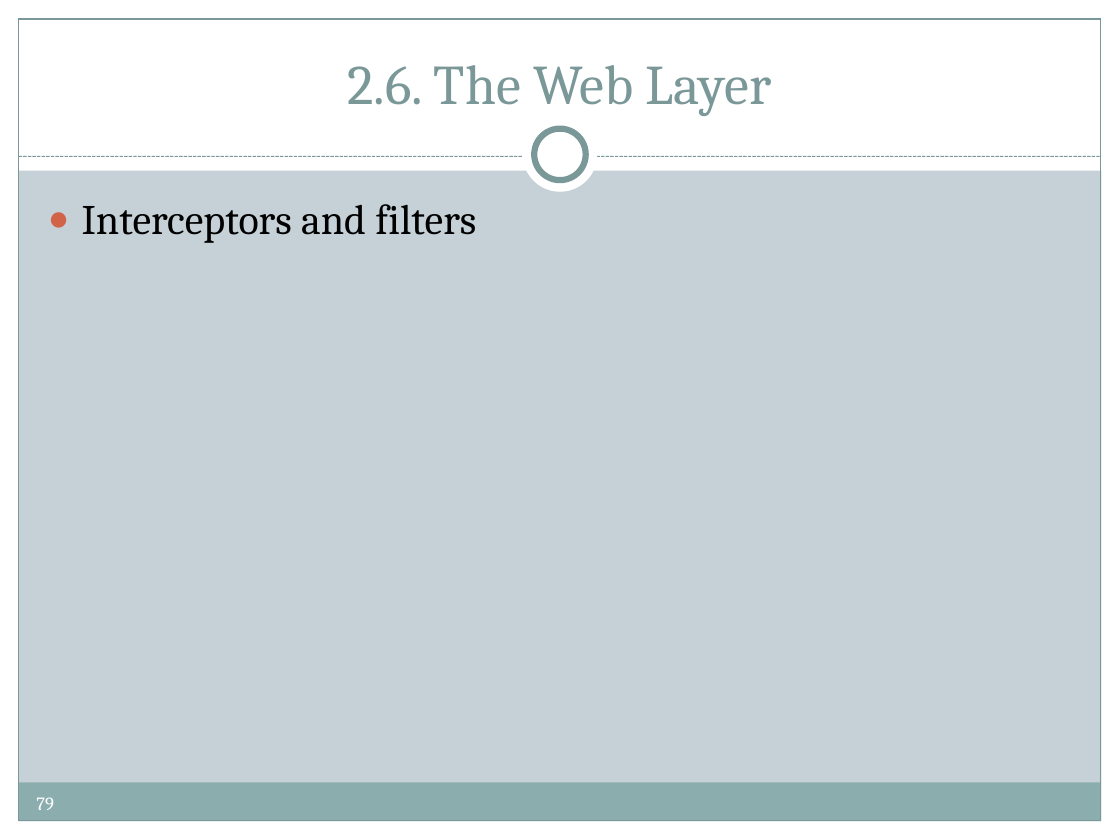
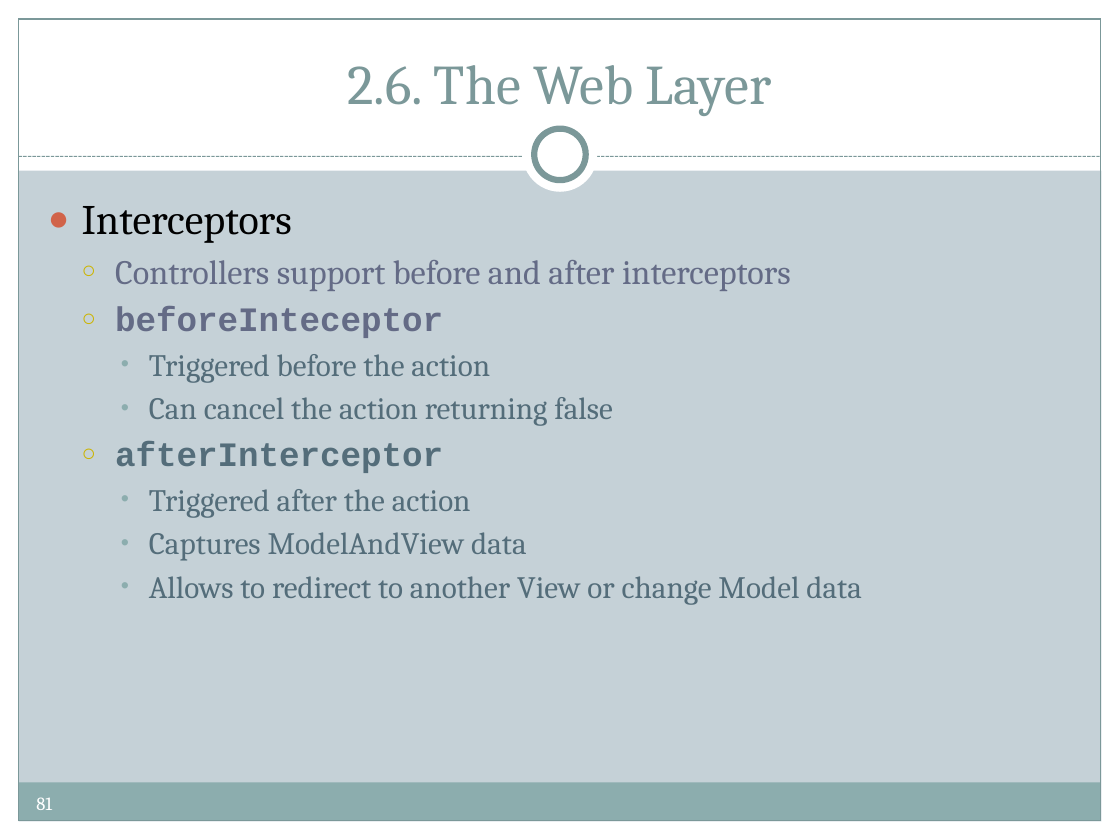
Before and after one commit to pronoide/groovy-and-grails-training-greach-2015, a slide deck: slide 81 of ppts/GROOVY & GRAILS.pptx (slide 79 before the commit). Drawn at 1120x840 pixels with LibreOffice and Linux fonts; fonts in the diff are those of the drawing; background and template pictures are left out. Boxes give left, top, right and bottom in pixels: in the first picture for what was removed or moved away, otherwise in the second. Text is boxed around its words. In the diff, an @@ line names an element or a change of style, - is before the commit and + after.

```diff
--- a/ppts/GROOVY & GRAILS.pptx
+++ b/ppts/GROOVY & GRAILS.pptx
@@ text at [82,206,862,605]: text changed; size 27 to 20 pt; text colour #000000 to #546D7A @@
-● Interceptors and filters
+● Interceptors
+  ○ Controllers support before and after interceptors
+  ○ beforeInteceptor
+    • Triggered before the action
+    • Can cancel the action returning false
+  ○ afterInterceptor
+    • Triggered after the action
+    • Captures ModelAndView data
+    • Allows to redirect to another View or change Model data
@@ page number at [36,797,52,810]: text changed @@
-79
+81
```
Also in this commit, not shown: 3 other slides changed, 6 slides added, 1 slide removed.
